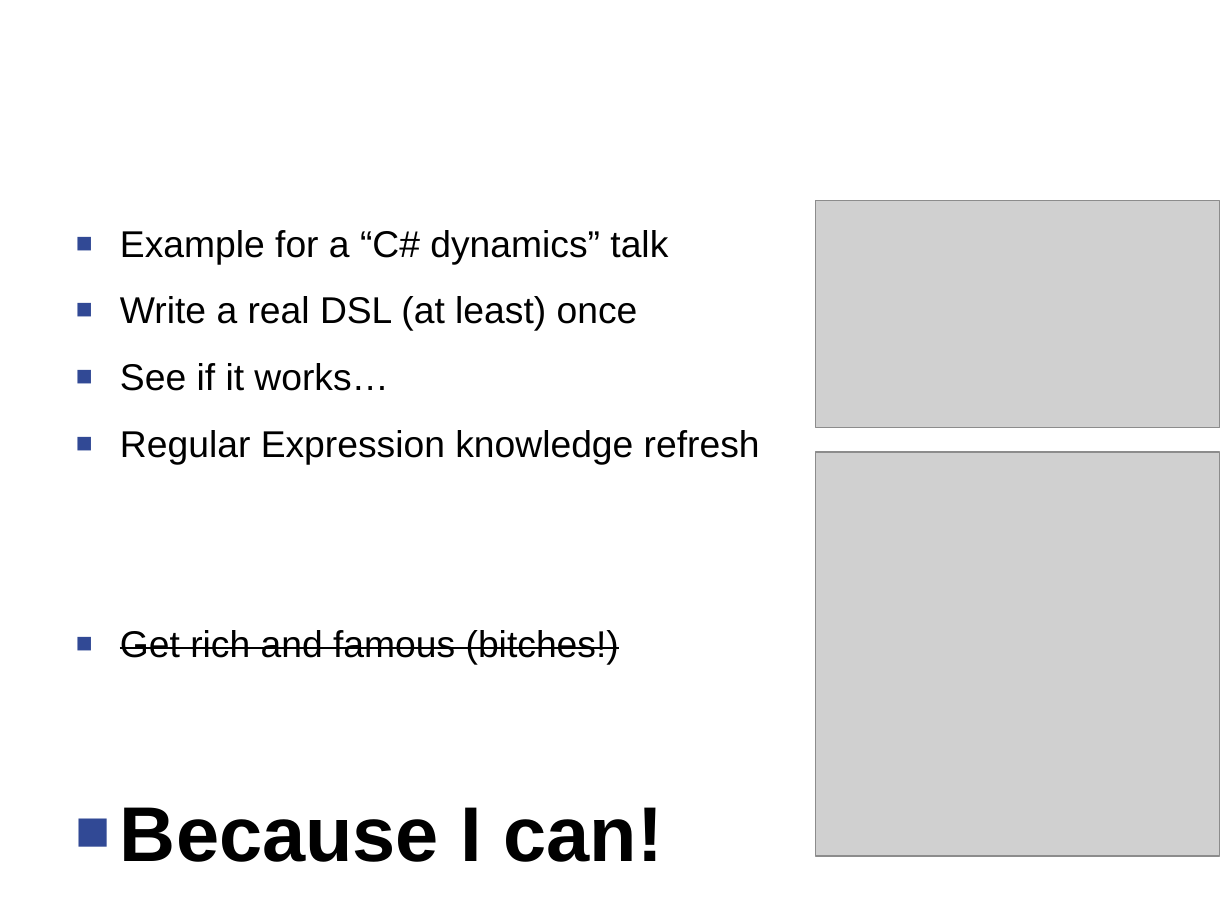
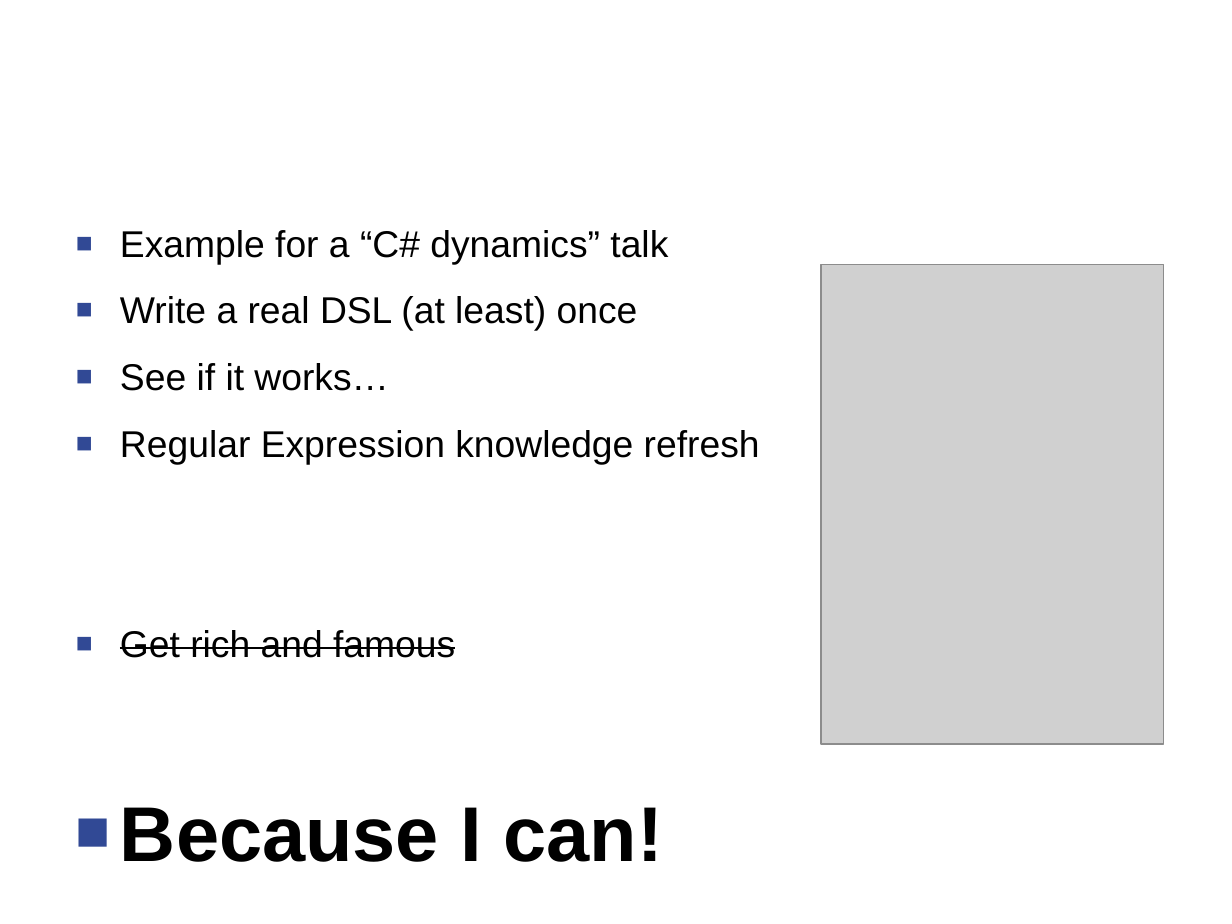
Before and after one commit to Timothep/Talk.LostInTranslation, a slide deck: slide 5 of LostInTranslation.odp. Drawn at 1232x924 pixels with LibreOffice and Linux fonts; fonts in the diff are those of the drawing; grey boxes stand for pictures; background and template pictures are left out. Boxes give left, top, right and bottom in pixels: in the first picture for what was removed or moved away, otherwise in the second. Text is boxed around its words. In the diff, an @@ line names an element or a change of style, - is before the commit and + after.

Commit message:
Rework of all the images to prevent CC problems

```diff
--- a/LostInTranslation.odp
+++ b/LostInTranslation.odp
@@ picture removed at [816,201,1220,428] @@
@@ picture: place and size @@
-picture at [816,452,1220,855]
+picture at [822,265,1165,745]
@@ text at [120,630,455,658]: text changed @@
-■ Get rich and famous (bitches!)
+■ Get rich and famous
```
Also in this commit, not shown: 8 other slides changed.
